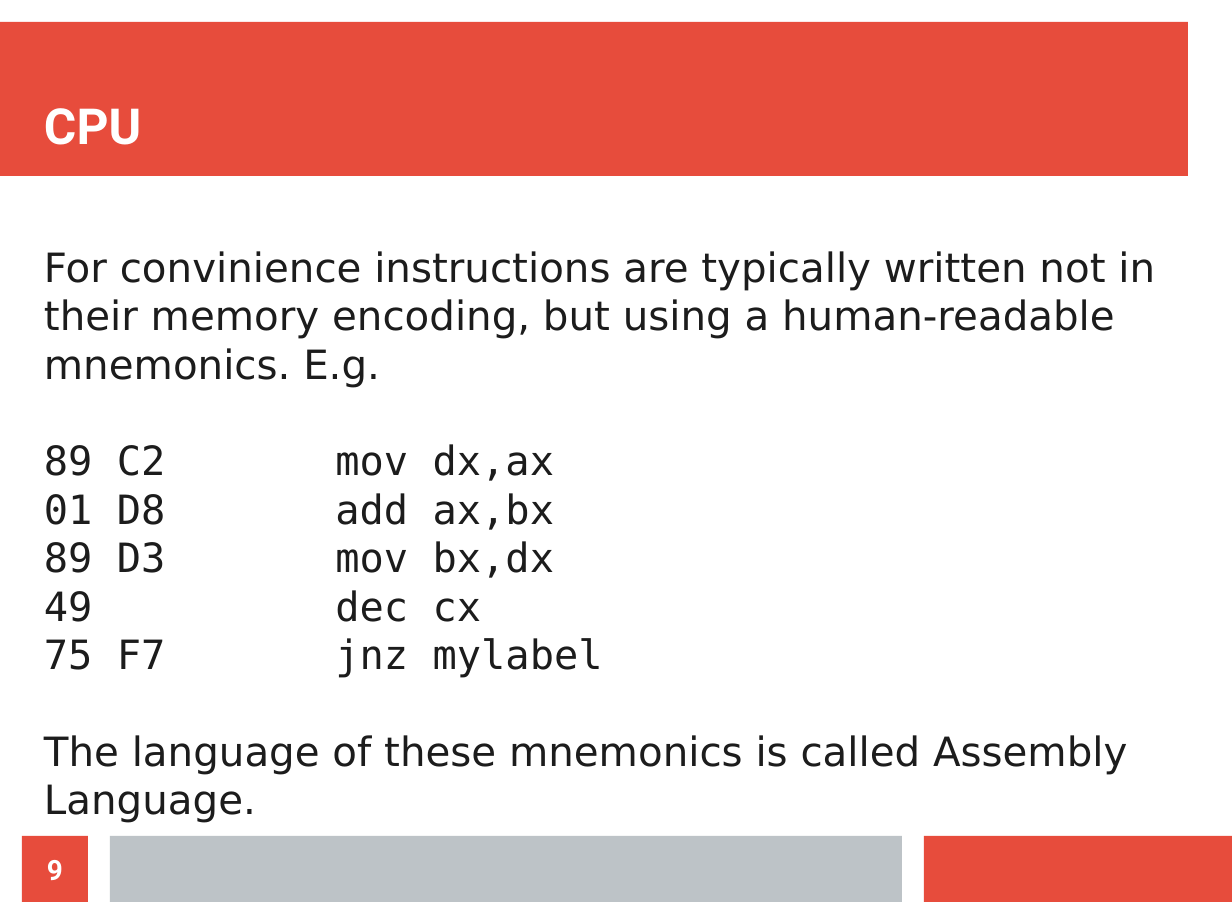
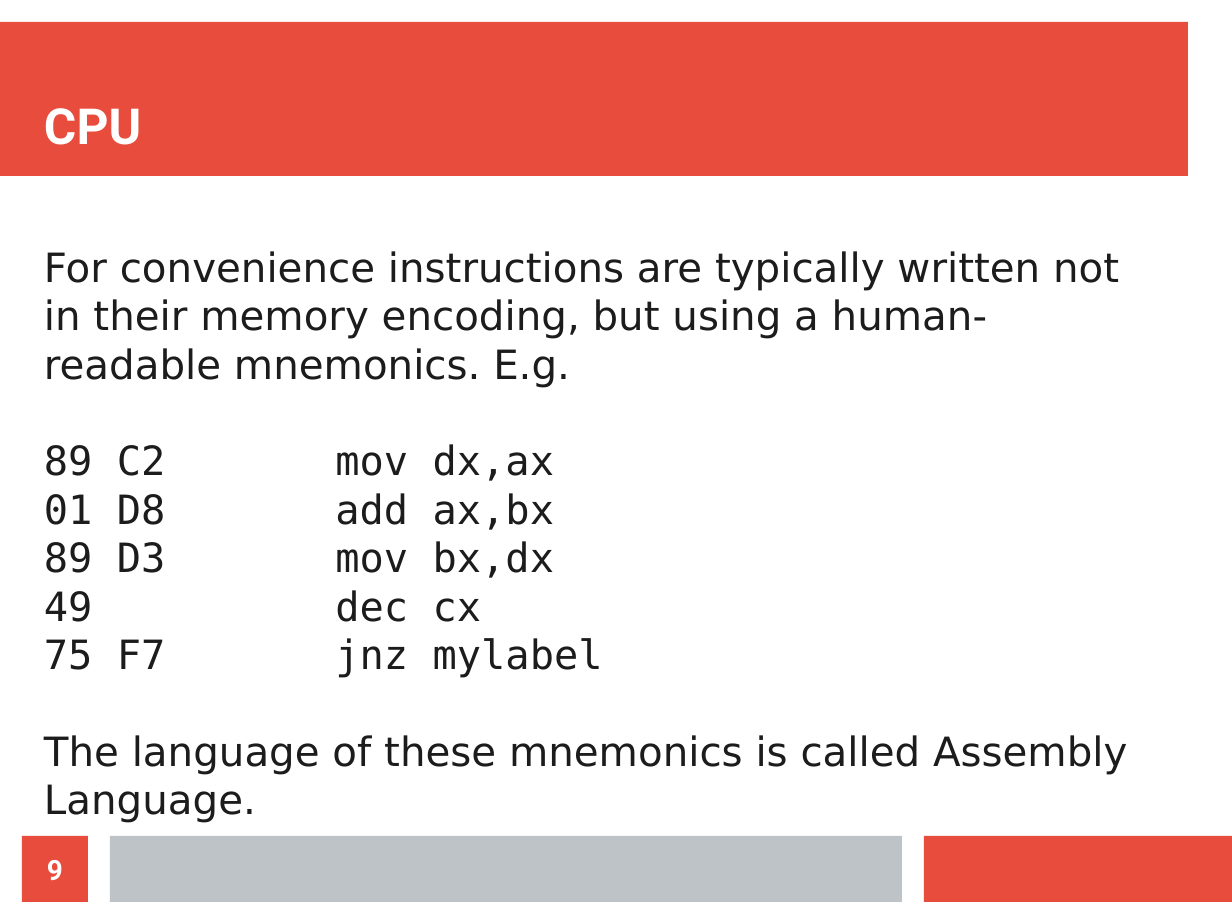
Before and after one commit to sorokin/cpp-course, a slide deck: slide 9 of lecture-1e.odp. Drawn at 1232x924 pixels with LibreOffice and Linux fonts; fonts in the diff are those of the drawing. Boxes give left, top, right and bottom in pixels: in the first picture for what was removed or moved away, otherwise in the second. Text is boxed around its words. In the diff, an @@ line names an element or a change of style, - is before the commit and + after.

```diff
--- a/lecture-1e.odp
+++ b/lecture-1e.odp
@@ text at (44,251,1119,388): text changed @@
-For convinience instructions are typically written not in their memory encoding, but using a human-readable mnemonics. E.g.
+For convenience instructions are typically written not in their memory encoding, but using a human-readable mnemonics. E.g.
```
Also in this commit, not shown: 2 other slides changed, 14 slides added.
